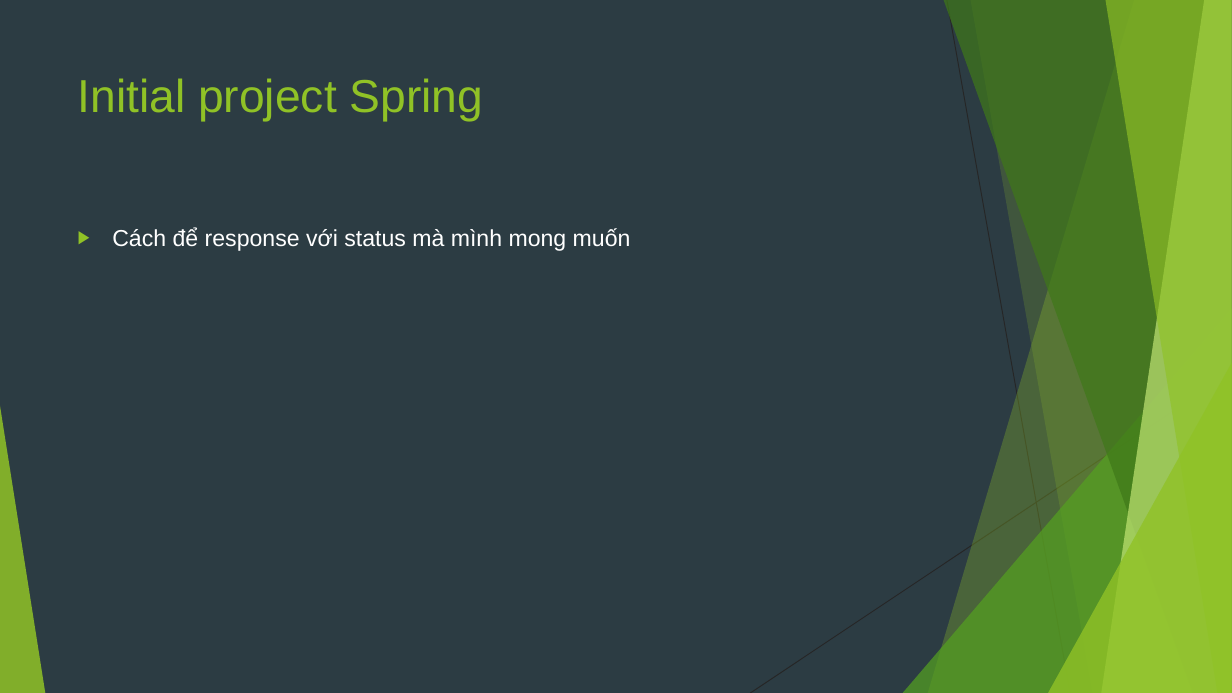
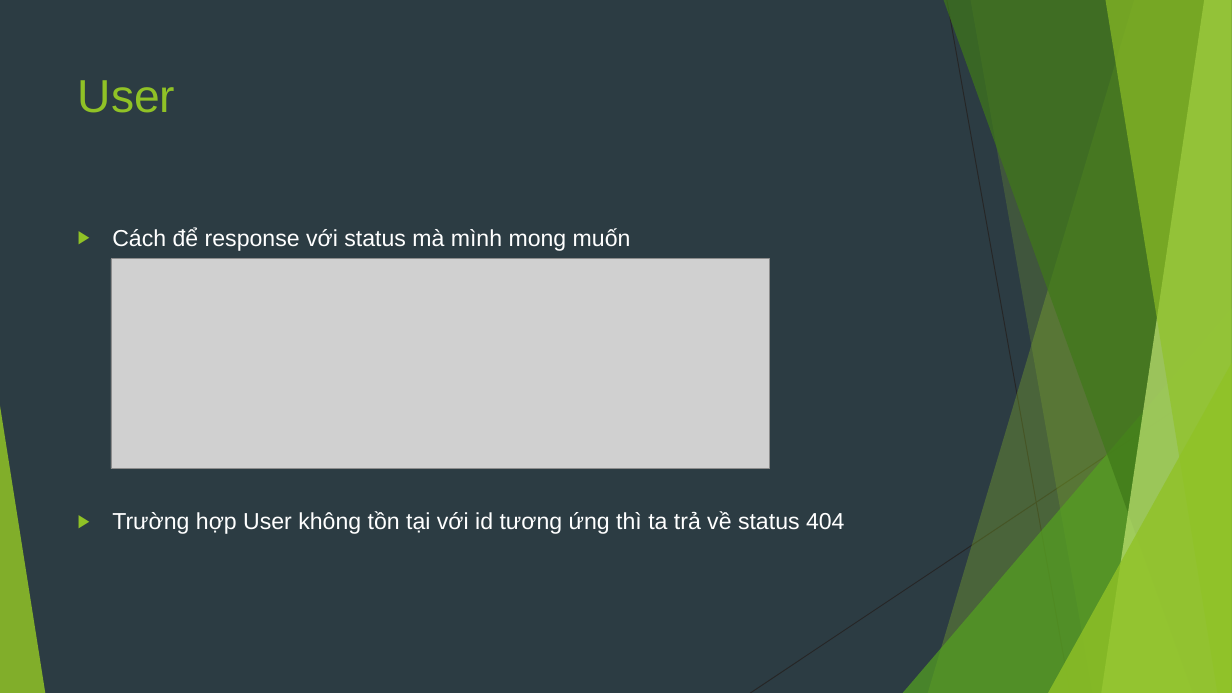
Before and after one commit to sobbingwind/SpringBoot, a slide deck: slide 39 of 02.RESTful API.pptx. Drawn at 1232x693 pixels with LibreOffice and Linux fonts; fonts in the diff are those of the drawing; grey boxes stand for pictures. Boxes give left, top, right and bottom in pixels: in the first picture for what was removed or moved away, otherwise in the second. Text is boxed around its words. In the diff, an @@ line names an element or a change of style, - is before the commit and + after.

```diff
--- a/02.RESTful API.pptx
+++ b/02.RESTful API.pptx
@@ title at (78,80,176,113): text changed @@
-Initial project Spring
+User
@@ picture added at (111,259,769,469) @@
@@ text at (112,511,845,534): paragraph added @@
+▶ Trường hợp User không tồn tại với id tương ứng thì ta trả về status 404
```
Also in this commit, not shown: 15 other slides changed, 18 slides added.
